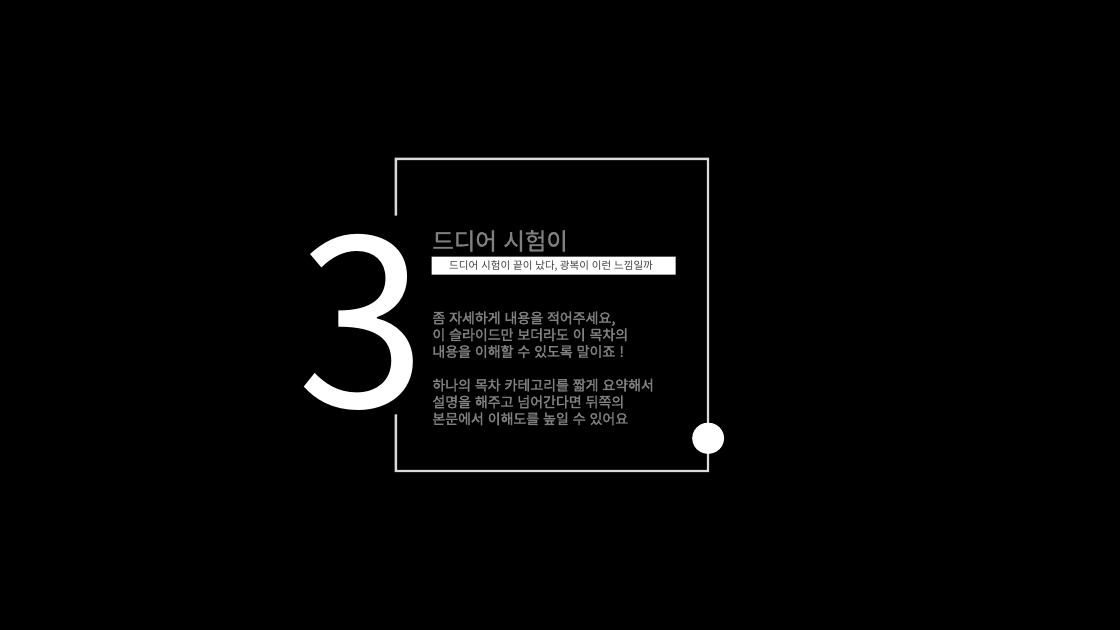
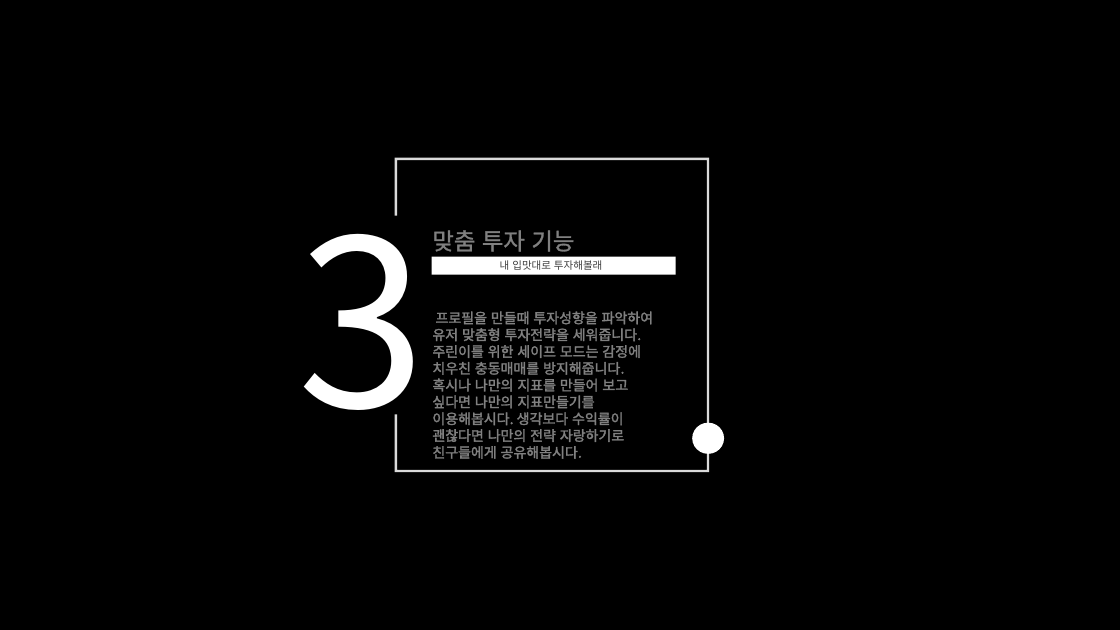
Before and after one commit to leo-kimm/project_N, a slide deck: slide 8 of 서비스 청사진.pptx (slide 6 before the commit). Drawn at 1120x630 pixels with LibreOffice and Linux fonts; fonts in the diff are those of the drawing. Boxes give left, top, right and bottom in pixels: in the first picture for what was removed or moved away, otherwise in the second. Text is boxed around its words. In the diff, an @@ line names an element or a change of style, - is before the commit and + after.

```diff
--- a/서비스 청사진.pptx
+++ b/서비스 청사진.pptx
@@ text at [432,230,574,252]: text changed @@
-드디어 시험이
+맞춤 투자 기능
@@ text at [500,260,602,270]: text changed @@
-드디어 시험이 끝이 났다, 광복이 이런 느낌일까
+내 입맛대로 투자해볼래
@@ text at [432,311,653,459]: text changed @@
-좀 자세하게 내용을 적어주세요,
-이 슬라이드만 보더라도 이 목차의
-내용을 이해할 수 있도록 말이죠 !
-하나의 목차 카테고리를 짧게 요약해서
-설명을 해주고 넘어간다면 뒤쪽의
-본문에서 이해도를 높일 수 있어요
+프로필을 만들때 투자성향을 파악하여 유저 맞춤형 투자전략을 세워줍니다. 주린이를 위한 세이프 모드는 감정에 치우친 충동매매를 방지해줍니다. 혹시나 나만의 지표를 만들어 보고 싶다면 나만의 지표만들기를 이용해봅시다. 생각보다 수익률이 괜찮다면 나만의 전략 자랑하기로 친구들에게 공유해봅시다.
```
Also in this commit, not shown: 7 other slides changed, 8 slides added, 3 slides removed.
